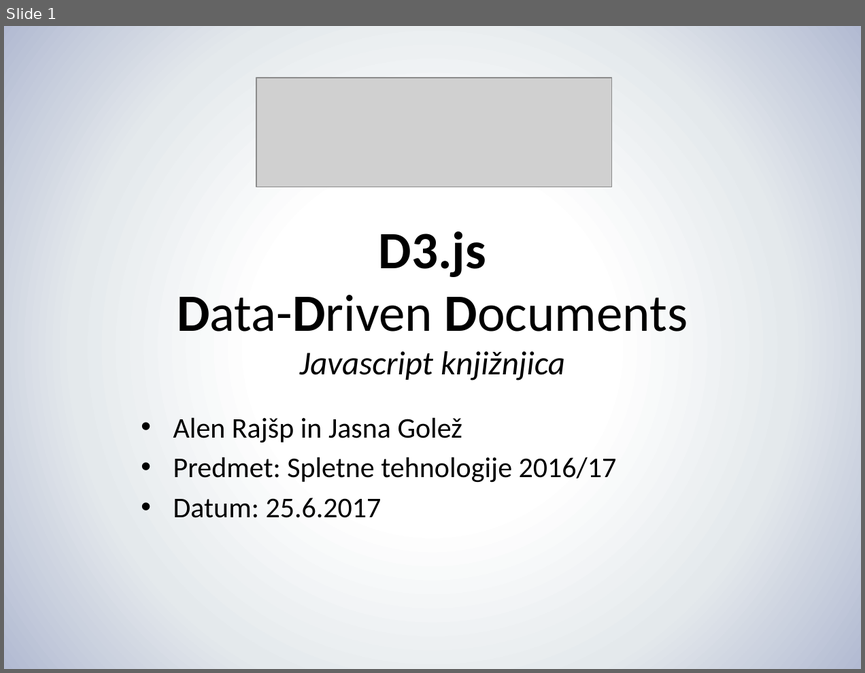
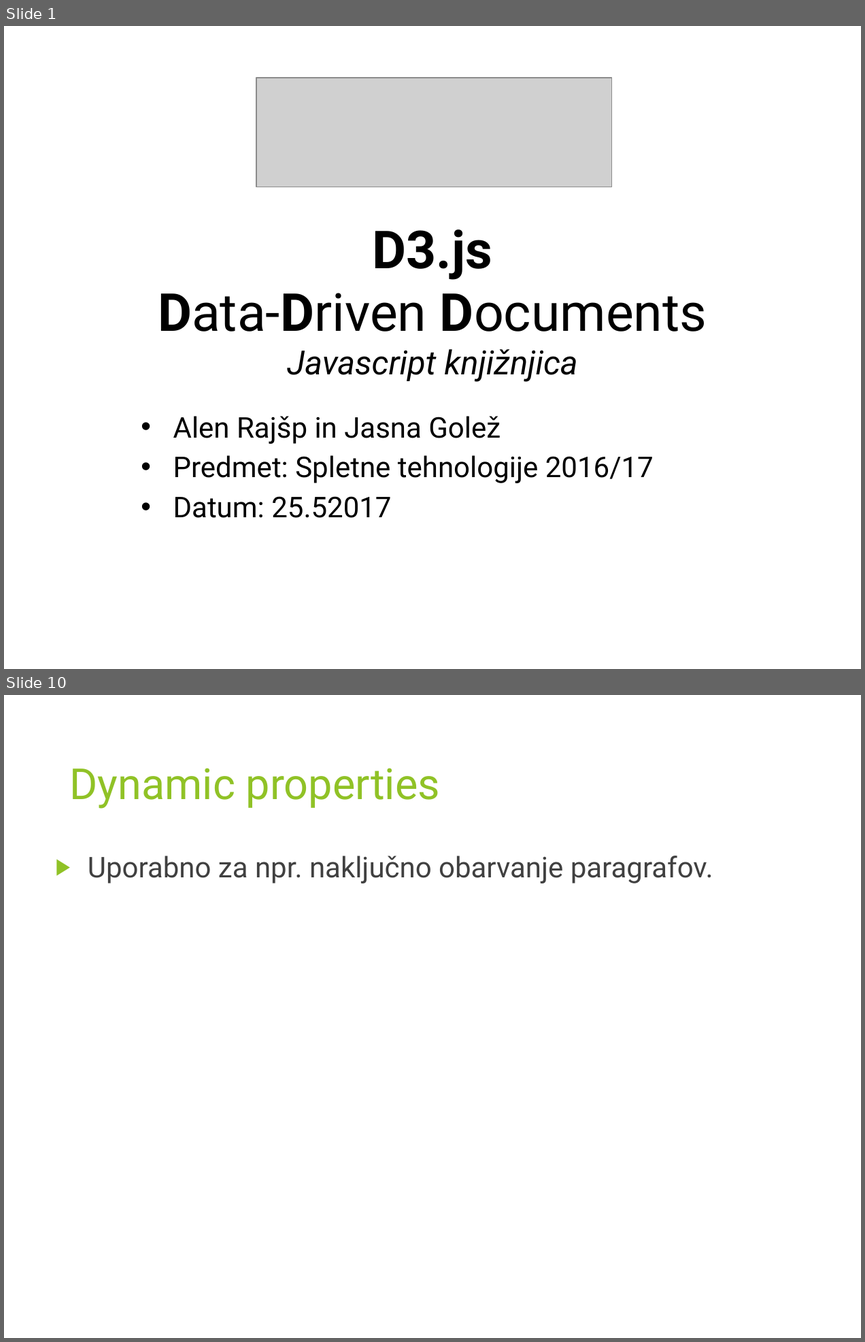
Before and after one commit to jasna19/GremoVun, a slide deck: D3/D3 Presentation/D3_Rajšp_Golež.pptx. Shown one above the other, each under a label of ours: slide 1 before the commit, slides 1 and 10 after it; the slides between them are not shown. The pictures are 865x673 and 865x1342 pixels, drawn with LibreOffice and Linux fonts; fonts in the diff are those of the drawing; grey boxes stand for pictures. Boxes give left, top, right and bottom in pixels: in the first picture for what was removed or moved away, otherwise in the second. Text is boxed around its words. In the diff, an @@ line names an element or a change of style, - is before the commit and + after.

```diff
--- a/D3/D3 Presentation/D3_Rajšp_Golež.pptx
+++ b/D3/D3 Presentation/D3_Rajšp_Golež.pptx
@@ slide 10 added at <box>4,695,861,1338</box>, background #FFFFFF @@
@@ title added at <box>70,768,440,809</box>, 36 pt, text #90C226 @@
+Dynamic properties
@@ text added at <box>88,855,713,883</box>, 24 pt, text #404040 @@
+▶ Uporabno za npr. naključno obarvanje paragrafov.
@@ slide 1 changed as well @@
@@ background gradient #FFFFFF to #E4E9EC to #B2BAD2 to #FFFFFF @@
@@ text "D3.js" at <box>158,229,706,382</box>: font Calibri to Roboto @@
@@ text at <box>173,416,653,483</box>: font Calibri to Roboto in "Alen Rajšp in Jasna Golež", "Predmet: Spletne tehnologije 2016/17" @@
@@ text at <box>173,496,391,518</box>: text changed; font Calibri to Roboto @@
-• Datum: 25.6.2017
+• Datum: 25.52017
```
Also in this commit, not shown: 6 other slides changed, 8 other slides added, 5 slides removed.
